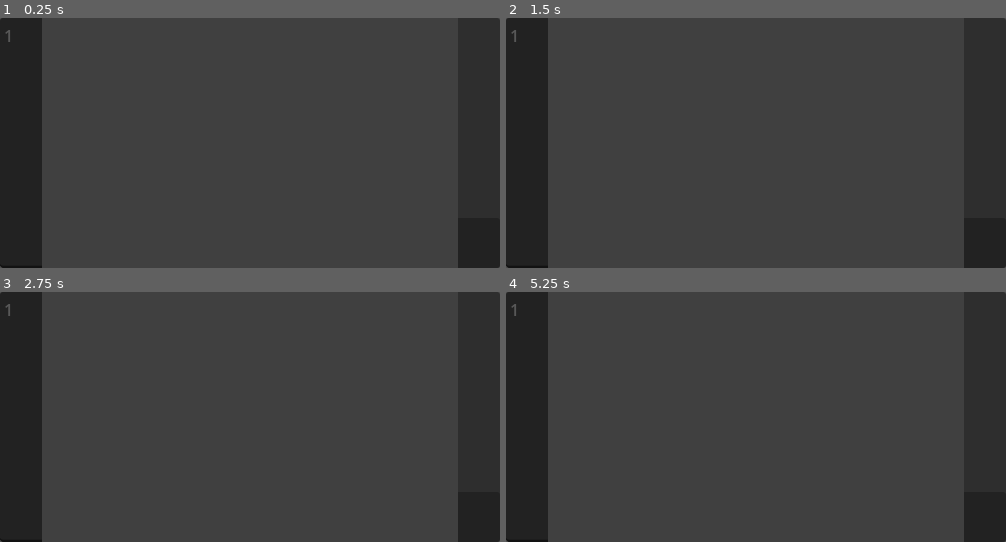
Above: before the commit, frames 1-4 (two rows, left to right).
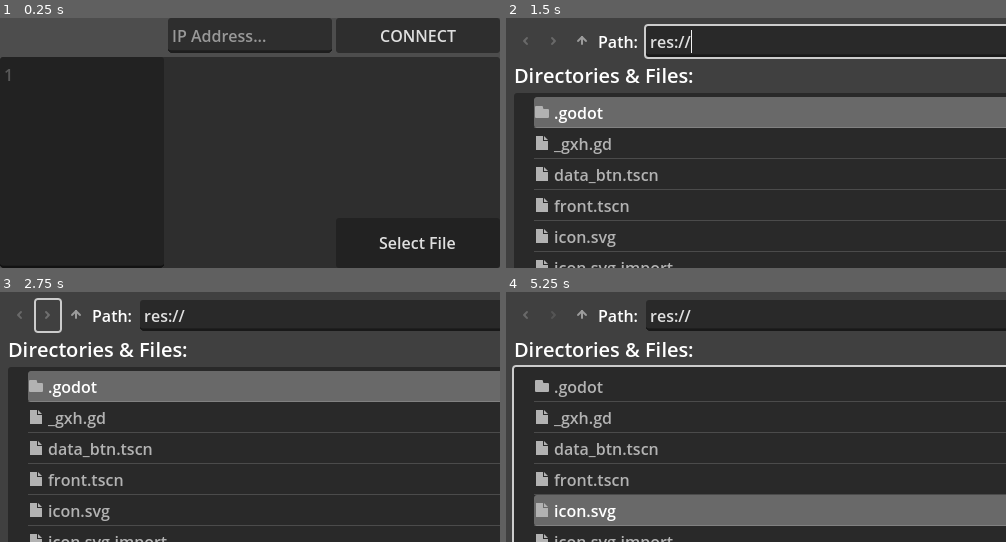
Above: after the commit, the same moments.

Repository: Rliop913/LocalConnect
Game: Godot game, scene res://front.tscn
Two runs of this game, one before a commit and one after it. Both use one fixed random seed, a clock stepped at 60 frames per second and the inputs below. The project has no main scene, so this scene is started directly.
Inputs (mouse positions are in pixels of both pictures, inside the frame that each line leads up to):
- Up to frame 1 (0.25 s): no input
- Up to frame 2 (1.5 s): click "Select File" at 0.5 s; click (926, 35) at 1.25 s, where only the run after the commit has a clickable "CONNECT"
- Up to frame 3 (2.75 s): click (50, 314) at 2.02 s
- Up to frame 4 (5.25 s): click (556, 314) at 2.77 s; click (581, 314) at 3.52 s; click (581, 314) at 4.27 s; click "Select File" at 5 s

The runs differ from the first frame. In frame 1, 28% of the frame differs, in the area x 0-100%, y 0-100%; in frame 2, 20%; in frame 3, 19%; in frame 4, 20%.
Error after the commit: Invalid call. Nonexistent function 'contains' in base 'Nil'. (res://front.tscn::GDScript_xncio:46)

Commit message:
update backend, frontend

Diff:
--- a/front.tscn
+++ b/front.tscn
@@ -8,13 +8,95 @@
 
 # Called when the node enters the scene tree for the first time.
 func _ready() -> void:
-	ShowUserList()
+	#ShowUserList()
 	pass
 func ShowUserList():
 	$Window.when_pop()
 	$Window.show()
 "
 
+[sub_resource type="GDScript" id="GDScript_0dlqn"]
+script/source = "extends Label
+
+
+# Called when the node enters the scene tree for the first time.
+func _ready() -> void:
+	for a in IP.get_local_addresses():
+		if a.count(\".\") != 3:
+			continue
+		if a.begins_with(\"127.\") or a.begins_with(\"169.254.\"):
+			continue
+		text = a
+
+
+
+# Called every frame. 'delta' is the elapsed time since the previous frame.
+func _process(delta: float) -> void:
+	pass
+"
+
+[sub_resource type="GDScript" id="GDScript_dfuwt"]
+script/source = "extends Button
+
+
+
+var http_request
+func _ready() -> void:
+	http_request = HTTPRequest.new()
+	add_child(http_request)
+	http_request.request_completed.connect(self._http_request_completed)
+
+
+func is_ipv4(s: String) -> bool:
+	var parts := s.split(\".\", false)
+	if parts.size() != 4:
+		return false
+
+	for p in parts:
+		if p.is_empty() or not p.is_valid_int():
+			return false
+		var n := int(p)
+		if n < 0 or n > 255:
+			return false
+
+	return true
+
+func _on_button_down() -> void:
+	if is_ipv4($\"../ip\".text):
+		var body = $\"../ip\".text.uri_encode()
+		var err = http_request.request(\"http://127.0.0.1:42312/add_peer?peer=\"+body)
+		if err == OK:
+			$\"../ip\".text = \"\"
+
+func _http_request_completed(result, response_code, headers, body):
+	print(response_code)
+"
+
+[sub_resource type="GDScript" id="GDScript_ryhjl"]
+script/source = "extends CodeEdit
+
+var http_request
+func _ready() -> void:
+	http_request = HTTPRequest.new()
+	add_child(http_request)
+	http_request.request_completed.connect(self._http_request_completed)
+	pass # Replace with function body.
+
+func _on_gui_input(event: InputEvent) -> void:
+	if event.is_action_pressed(\"codeedit_save\"):
+		var body = text.uri_encode()
+		http_request.request(\"http://127.0.0.1:42312/qr?text=\"+body)
+		$\"../SharedFiles/ListScroll/List\".FillData(text, text)
+
+func _http_request_completed(result, response_code, headers, body):
+	var image = Image.new()
+
+	var error = image.load_png_from_buffer(body)
+	if error != OK:
+		push_error(\"Couldn't load the image.\")
+	$\"../QR\".texture = ImageTexture.create_from_image(image)
+"
+
 [sub_resource type="GDScript" id="GDScript_uekkd"]
 script/source = "extends VBoxContainer
 
@@ -30,20 +112,31 @@
 
 
 func _on_open_file_btn_button_down() -> void:
-	$\"../../../FileDialog\".show()
+	$\"../../../../FileDialog\".show()
 "
 
 [sub_resource type="GDScript" id="GDScript_xncio"]
 script/source = "extends VBoxContainer
 const BTN := preload(\"res://data_btn.tscn\")
 
-# Called when the node enters the scene tree for the first time.
-func _ready() -> void:
-	pass # Replace with function body.
-
-
-# Called every frame. 'delta' is the elapsed time since the previous frame.
-func _process(delta: float) -> void:
+var http_request
+func _ready() -> void:
+	http_request = HTTPRequest.new()
+	add_child(http_request)
+	http_request.request_completed.connect(self._http_request_completed)
+
+
+func getTexts():
+	var err = http_request.request(\"http://127.0.0.1:42312/get_texts\")
+
+
+
+var timer := 0.0
+func _process(delta: float) -> void:
+	timer += delta
+	if timer >= 1.0:
+		timer = 0.0
+		getTexts()
 	pass
 
 func Flush():
@@ -55,12 +148,25 @@
 	var data = BTN.instantiate()
 	data.SetData(title, msg)
 	add_child(data)
+	var body = msg.uri_encode()
+	var err = http_request.request(\"http://127.0.0.1:42312/brd_txt?text=\"+body)
+
 
 func SetData(data:String):
-	print(data)
-	pass
-
-
+	DisplayServer.clipboard_set(data)
+	pass
+
+func _http_request_completed(result, response_code, headers, body):
+	var found
+	for head:String in headers:
+		if head.contains(\"Content-Type\"):
+			found = head
+	if found.contains(\"text/html\"):
+		#print(body)
+		pass
+	elif found.contains(\"text/csv\"):
+		for splt in body.get_string_from_utf8().split(\",\"):
+			print(Marshalls.base64_to_utf8(splt))
 
 func _on_file_dialog_file_selected(path: String) -> void:
 	var gpath = ProjectSettings.globalize_path(path)
@@ -133,52 +239,82 @@
 size_flags_horizontal = 3
 script = SubResource("GDScript_7b4sd")
 
-[node name="PanelContainer" type="PanelContainer" parent="."]
+[node name="VBoxContainer" type="VBoxContainer" parent="."]
 layout_mode = 1
 anchors_preset = 15
 anchor_right = 1.0
 anchor_bottom = 1.0
 grow_horizontal = 2
 grow_vertical = 2
+
+[node name="connectionMeta" type="HBoxContainer" parent="VBoxContainer"]
+layout_mode = 2
+
+[node name="MYIP" type="Label" parent="VBoxContainer/connectionMeta"]
+layout_mode = 2
+size_flags_horizontal = 3
+script = SubResource("GDScript_0dlqn")
+
+[node name="ip" type="TextEdit" parent="VBoxContainer/connectionMeta"]
+custom_minimum_size = Vector2(0, 30)
+layout_mode = 2
+size_flags_horizontal = 3
+placeholder_text = "IP Address..."
+context_menu_enabled = false
+emoji_menu_enabled = false
+shortcut_keys_enabled = false
+scroll_fit_content_height = true
+
+[node name="CONNECT" type="Button" parent="VBoxContainer/connectionMeta"]
+layout_mode = 2
+size_flags_horizontal = 3
+text = "CONNECT"
+script = SubResource("GDScript_dfuwt")
+
+[node name="PanelContainer" type="PanelContainer" parent="VBoxContainer"]
+layout_mode = 2
+size_flags_vertical = 3
 metadata/_edit_use_anchors_ = true
 
-[node name="HBoxContainer" type="HBoxContainer" parent="PanelContainer"]
-layout_mode = 2
-
-[node name="codesend" type="CodeEdit" parent="PanelContainer/HBoxContainer"]
+[node name="HBoxContainer" type="HBoxContainer" parent="VBoxContainer/PanelContainer"]
+layout_mode = 2
+
+[node name="codesend" type="CodeEdit" parent="VBoxContainer/PanelContainer/HBoxContainer"]
 layout_mode = 2
 size_flags_horizontal = 3
 symbol_lookup_on_click = true
 line_folding = true
 gutters_draw_line_numbers = true
 gutters_draw_fold_gutter = true
-code_completion_enabled = true
 indent_use_spaces = true
 indent_automatic = true
 auto_brace_completion_enabled = true
 auto_brace_completion_highlight_matching = true
-
-[node name="QR" type="TextureRect" parent="PanelContainer/HBoxContainer"]
-layout_mode = 2
-size_flags_horizontal = 3
-
-[node name="SharedFiles" type="VBoxContainer" parent="PanelContainer/HBoxContainer"]
+script = SubResource("GDScript_ryhjl")
+
+[node name="QR" type="TextureRect" parent="VBoxContainer/PanelContainer/HBoxContainer"]
+layout_mode = 2
+size_flags_horizontal = 3
+expand_mode = 4
+stretch_mode = 5
+
+[node name="SharedFiles" type="VBoxContainer" parent="VBoxContainer/PanelContainer/HBoxContainer"]
 layout_mode = 2
 size_flags_horizontal = 3
 script = SubResource("GDScript_uekkd")
 
-[node name="ListScroll" type="ScrollContainer" parent="PanelContainer/HBoxContainer/SharedFiles"]
-layout_mode = 2
-size_flags_horizontal = 3
-size_flags_vertical = 3
-
-[node name="List" type="VBoxContainer" parent="PanelContainer/HBoxContainer/SharedFiles/ListScroll"]
+[node name="ListScroll" type="ScrollContainer" parent="VBoxContainer/PanelContainer/HBoxContainer/SharedFiles"]
+layout_mode = 2
+size_flags_horizontal = 3
+size_flags_vertical = 3
+
+[node name="List" type="VBoxContainer" parent="VBoxContainer/PanelContainer/HBoxContainer/SharedFiles/ListScroll"]
 layout_mode = 2
 size_flags_horizontal = 3
 size_flags_vertical = 3
 script = SubResource("GDScript_xncio")
 
-[node name="OpenFileBTN" type="Button" parent="PanelContainer/HBoxContainer/SharedFiles"]
+[node name="OpenFileBTN" type="Button" parent="VBoxContainer/PanelContainer/HBoxContainer/SharedFiles"]
 custom_minimum_size = Vector2(0, 50)
 layout_mode = 2
 size_flags_horizontal = 3
@@ -226,5 +362,7 @@
 size_flags_vertical = 3
 script = SubResource("GDScript_xpgvt")
 
-[connection signal="button_down" from="PanelContainer/HBoxContainer/SharedFiles/OpenFileBTN" to="PanelContainer/HBoxContainer/SharedFiles" method="_on_open_file_btn_button_down"]
-[connection signal="file_selected" from="FileDialog" to="PanelContainer/HBoxContainer/SharedFiles/ListScroll/List" method="_on_file_dialog_file_selected"]
+[connection signal="button_down" from="VBoxContainer/connectionMeta/CONNECT" to="VBoxContainer/connectionMeta/CONNECT" method="_on_button_down"]
+[connection signal="gui_input" from="VBoxContainer/PanelContainer/HBoxContainer/codesend" to="VBoxContainer/PanelContainer/HBoxContainer/codesend" method="_on_gui_input"]
+[connection signal="button_down" from="VBoxContainer/PanelContainer/HBoxContainer/SharedFiles/OpenFileBTN" to="VBoxContainer/PanelContainer/HBoxContainer/SharedFiles" method="_on_open_file_btn_button_down"]
+[connection signal="file_selected" from="FileDialog" to="VBoxContainer/PanelContainer/HBoxContainer/SharedFiles/ListScroll/List" method="_on_file_dialog_file_selected"]
--- a/project.godot
+++ b/project.godot
@@ -19,3 +19,15 @@
 window/size/viewport_width=500
 window/size/viewport_height=250
 window/subwindows/embed_subwindows=false
+
+[dotnet]
+
+project/assembly_name="LocalConnect"
+
+[input]
+
+codeedit_save={
+"deadzone": 0.2,
+"events": [Object(InputEventKey,"resource_local_to_scene":false,"resource_name":"","device":-1,"window_id":0,"command_or_control_autoremap":true,"alt_pressed":false,"shift_pressed":false,"pressed":false,"keycode":0,"physical_keycode":0,"key_label":83,"unicode":0,"location":0,"echo":false,"script":null)
+]
+}
Not shown: 1 places in front.tscn that only renumber resources
Not shown, changed: backend/clisp-back.lisp
Not shown, changed: backend/package.lisp
